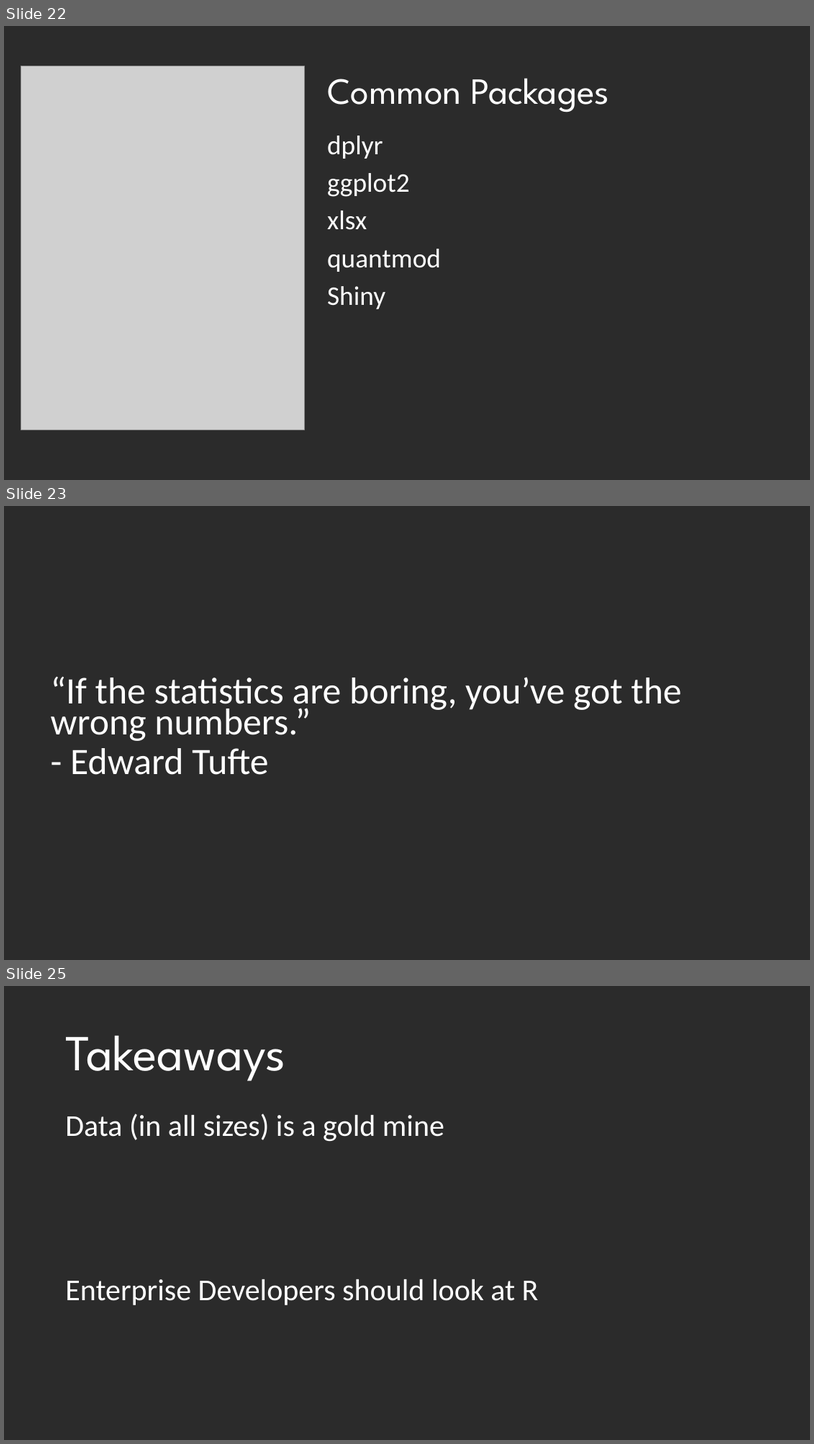
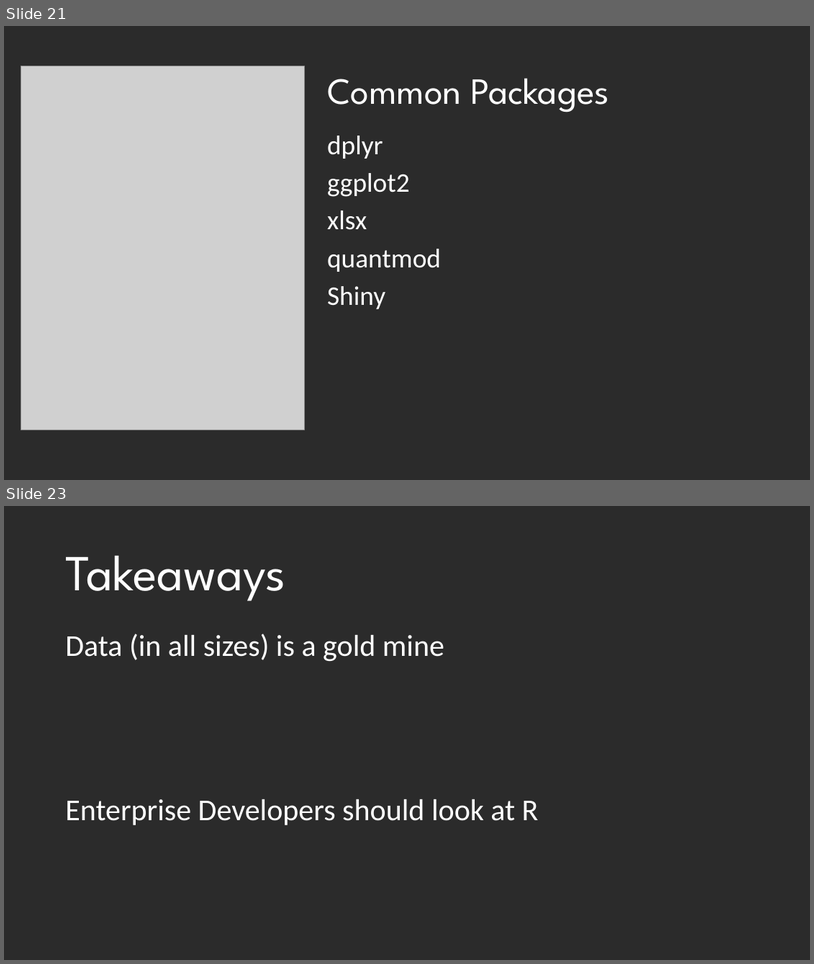
Before and after one commit to DustinEwers/r-talk-demos, a slide deck: slides/r_slides.pptx. Shown one above the other, each under a label of ours: slides 22, 23 and 25 before the commit, slides 21 and 23 after it; the slides between them are not shown. The pictures are 814x1444 and 814x964 pixels, drawn with LibreOffice and Linux fonts; fonts in the diff are those of the drawing; grey boxes stand for pictures; background and template pictures are left out; a plain dark background stands for a picture behind light text. Boxes give left, top, right and bottom in pixels: in the first picture for what was removed or moved away, otherwise in the second. Text is boxed around its words. In the diff, an @@ line names an element or a change of style, - is before the commit and + after.

```diff
--- a/slides/r_slides.pptx
+++ b/slides/r_slides.pptx
@@ slide 23 removed at [4, 506, 810, 960], background picture (left out) @@
@@ text removed at [51, 677, 682, 775] @@
-“If the statistics are boring, you’ve got the wrong numbers.”
-- Edward Tufte
@@ what was slide 22 is now slide 21 @@
@@ what was slide 25 is now slide 23 @@
```
Also in this commit, not shown: 1 slide added, 2 other slides removed, 1 other file.
